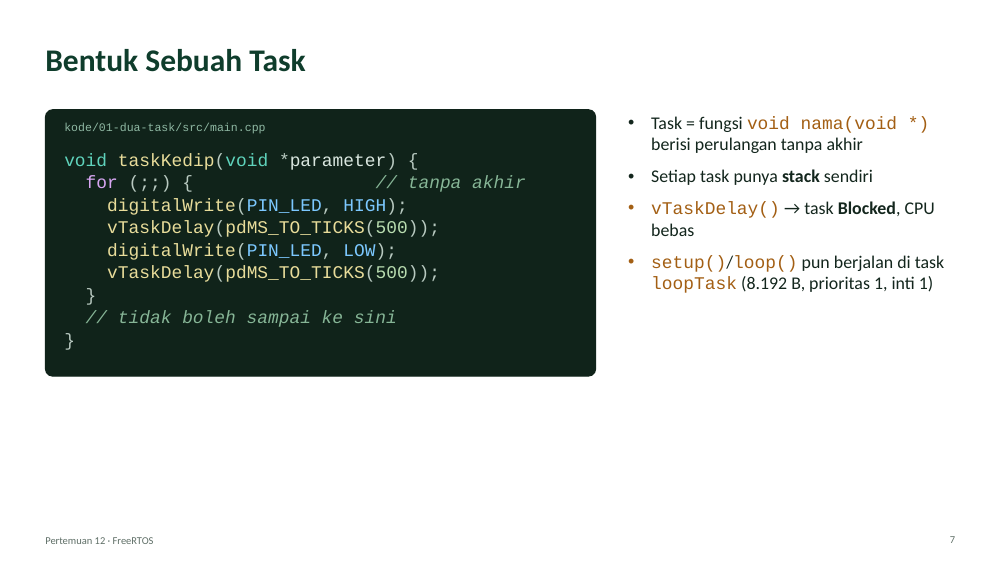
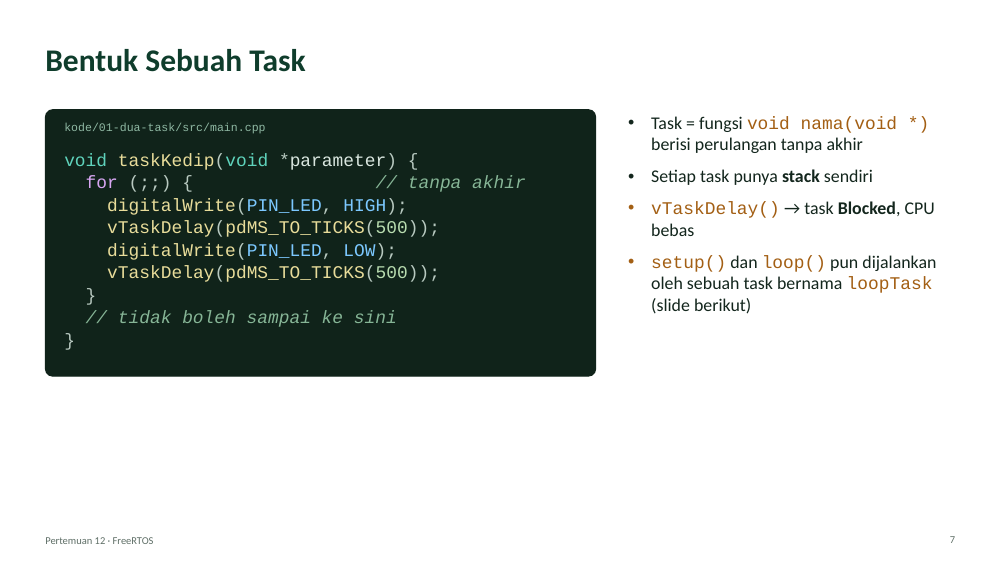
Before and after one commit to antonprafanto/embeddedsystem, a slide deck: slide 7 of slide/pptx/P12-FreeRTOS.pptx. Drawn at 1008x567 pixels with LibreOffice and Linux fonts; fonts in the diff are those of the drawing. Boxes give left, top, right and bottom in pixels: in the first picture for what was removed or moved away, otherwise in the second. Text is boxed around its words. In the diff, an @@ line names an element or a change of style, - is before the commit and + after.

```diff
--- a/slide/pptx/P12-FreeRTOS.pptx
+++ b/slide/pptx/P12-FreeRTOS.pptx
@@ text at box(651, 255, 936, 314): text changed @@
-• setup()/loop() pun berjalan di task loopTask (8.192 B, prioritas 1, inti 1)
+• setup() dan loop() pun dijalankan oleh sebuah task bernama loopTask (slide berikut)
```
Also in this commit, not shown: 1 other slide changed, 1 slide added, 27 other files.
